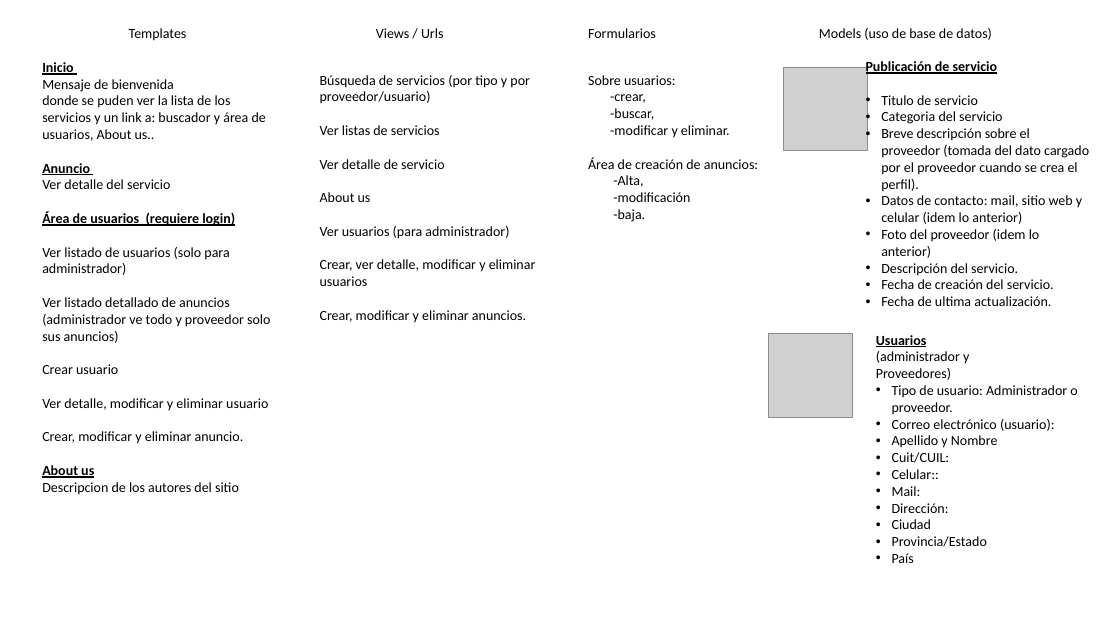
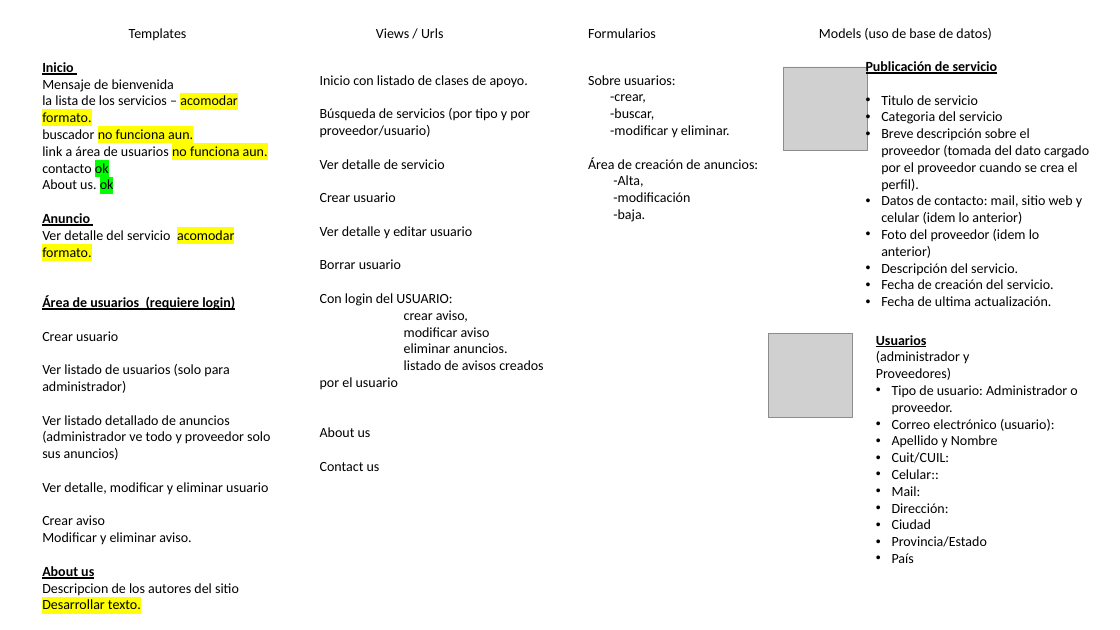
Before and after one commit to MarianoBiagioli/proyecto_final_coder, a slide deck: slide 1 of mapa_sitio_portaldeclasedeapoyo.pptx. Drawn at 1120x630 pixels with LibreOffice and Linux fonts; fonts in the diff are those of the drawing; grey boxes stand for pictures. Boxes give left, top, right and bottom in pixels: in the first picture for what was removed or moved away, otherwise in the second. Text is boxed around its words. In the diff, an @@ line names an element or a change of style, - is before the commit and + after.

```diff
--- a/mapa_sitio_portaldeclasedeapoyo.pptx
+++ b/mapa_sitio_portaldeclasedeapoyo.pptx
@@ text at bbox=[320, 75, 528, 88]: paragraph added @@
+Inicio con listado de clases de apoyo.
@@ text at bbox=[42, 95, 268, 194]: text changed @@
-donde se puden ver la lista de los servicios y un link a: buscador y área de usuarios, About us..
+la lista de los servicios – acomodar formato.
+buscador no funciona aun.
+link a área de usuarios no funciona aun.
+contacto ok
+About us. ok
@@ text at bbox=[320, 125, 440, 135]: paragraph removed @@
-Ver listas de servicios
@@ text at bbox=[320, 192, 543, 390]: paragraphs added @@
+Crear usuario
+Ver detalle y editar usuario
+Borrar usuario
+Con login del USUARIO:
+crear aviso,
+modificar aviso
+eliminar anuncios.
+listado de avisos creados por el usuario
@@ text at bbox=[42, 230, 234, 257]: text changed @@
-Ver detalle del servicio
+Ver detalle del servicio acomodar formato.
@@ text at bbox=[42, 331, 118, 341]: paragraph added @@
+Crear usuario
@@ text at bbox=[42, 364, 118, 374]: paragraph removed @@
-Crear usuario
@@ text at bbox=[320, 462, 380, 471]: text changed @@
-Ver usuarios (para administrador)
-Crear, ver detalle, modificar y eliminar usuarios
-Crear, modificar y eliminar anuncios.
+Contact us
@@ text at bbox=[42, 515, 191, 545]: text changed @@
-Crear, modificar y eliminar anuncio.
+Crear aviso
+Modificar y eliminar aviso.
@@ text at bbox=[42, 583, 239, 609]: text changed @@
-Descripcion de los autores del sitio
+Descripcion de los autores del sitio Desarrollar texto.
+Contacto
+Planilla de contacto ok
```
Also in this commit, not shown: 1 other file.
